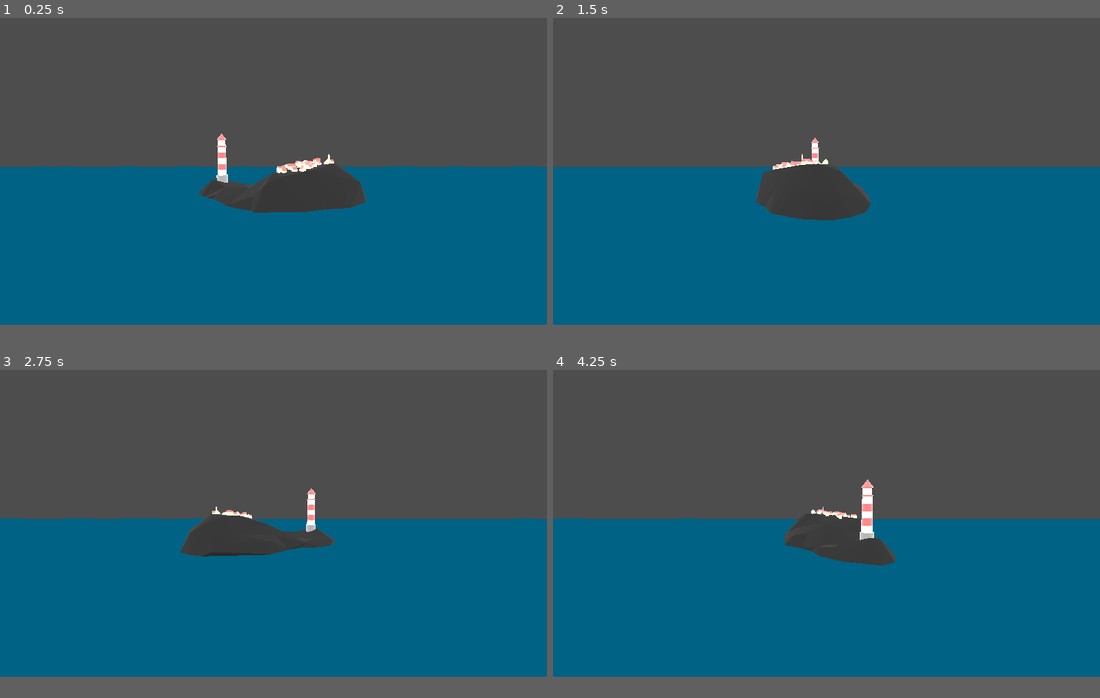
Above: before the commit, frames 1-4 (two rows, left to right).
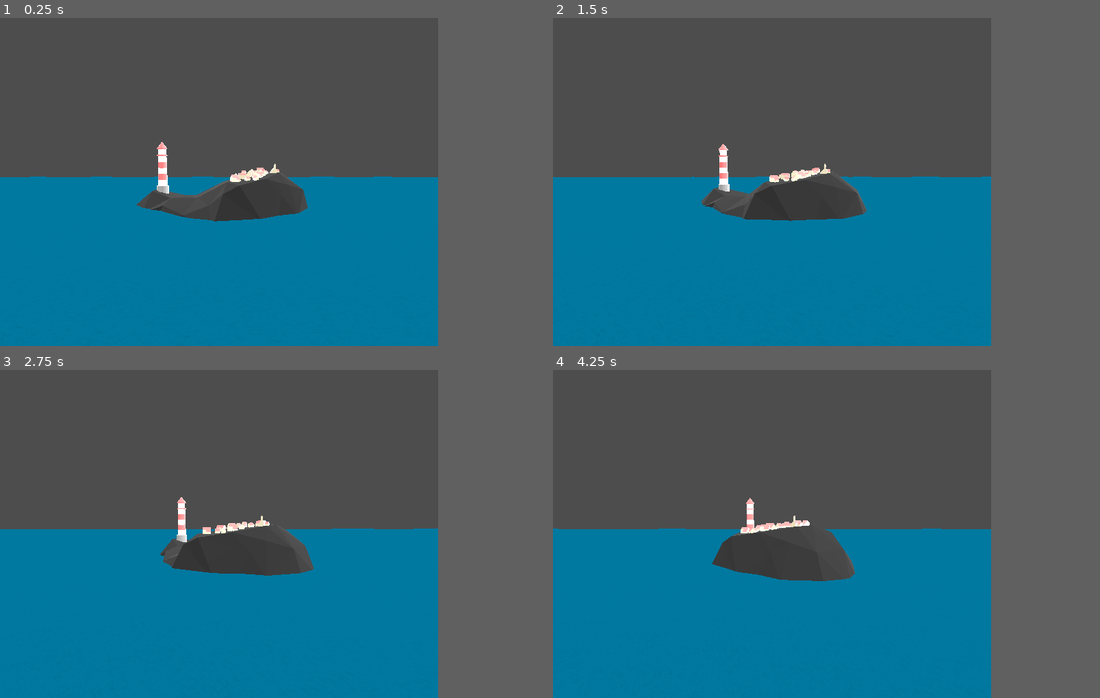
Above: after the commit, the same moments.

Repository: swstevens/Godot-and-Shaders
Game: Godot game, scene res://lighthouse_scene.tscn
Two runs of this game, one before a commit and one after it. Both use one fixed random seed, a clock stepped at 60 frames per second and the inputs below.
Inputs (mouse positions are in pixels of both pictures, inside the frame that each line leads up to):
- Up to frame 1 (0.25 s): no input
- Up to frame 2 (1.5 s): move the mouse to (946, 155) at 0.52 s; hold Right (ui_right) 0.53-1.28 s; click (946, 155) at 0.67 s; move the mouse to (717, 185) at 1.27 s; hold Down (ui_down) from 1.28 s (still down)
- Up to frame 3 (2.75 s): move the mouse to (328, 455) at 2.02 s; release Down (ui_down) at 2.03 s; hold Right (ui_right) from 2.03 s (still down)
- Up to frame 4 (4.25 s): move the mouse to (799, 583) at 2.77 s; release Right (ui_right) at 2.78 s; hold Up (ui_up) 2.78-3.53 s; click (799, 583) at 2.92 s; move the mouse to (990, 570) at 3.52 s; hold Left (ui_left) from 3.53 s (still down)
In our replay, the window is 799x449 before the commit and 640x480 after it. These sizes can differ from the game's own. Grey fills any space a smaller window leaves; there, only what the larger window draws over its background counts as a difference.

The runs differ from the first frame. In frame 1, 46% of the frame differs, in the area x 0-100%, y 0-94%; in frame 2, 45%; in frame 3, 46%; in frame 4, 46%.

Commit message:
resolution tinkering

Diff:
--- a/Camera3D.gd
+++ b/Camera3D.gd
@@ -2,7 +2,7 @@
 
 var d := 0.0
 var radius := 10
-var speed := 1.0
+var speed := 0.25
 # Called when the node enters the scene tree for the first time.
 func _ready():
 	pass # Replace with function body.
@@ -18,6 +18,6 @@
 	) + Vector3(0,2,0)
 	rotation = Vector3(
 		0.0,
-		d,
+		d * speed,
 		0.0
 	) + Vector3(-.08,0,0)
--- a/lighthouse_scene.tscn
+++ b/lighthouse_scene.tscn
@@ -16,7 +16,7 @@
 [sub_resource type="NoiseTexture2D" id="NoiseTexture2D_kbrjl"]
 seamless = true
 as_normal_map = true
-bump_strength = 1.5
+bump_strength = 8.6
 noise = SubResource("FastNoiseLite_erbut")
 
 [sub_resource type="FastNoiseLite" id="FastNoiseLite_ebw0a"]
@@ -26,7 +26,7 @@
 [sub_resource type="NoiseTexture2D" id="NoiseTexture2D_kn3yq"]
 seamless = true
 as_normal_map = true
-bump_strength = 1.5
+bump_strength = 11.3
 noise = SubResource("FastNoiseLite_ebw0a")
 
 [sub_resource type="FastNoiseLite" id="FastNoiseLite_wfll3"]
@@ -53,7 +53,7 @@
 [node name="Sketchfab_Scene" instance=ExtResource("1_kt0b4")]
 
 [node name="Sketchfab_model" parent="." index="0"]
-transform = Transform3D(1, 0, 0, 0, 2.22045e-16, 1, 0, -1, 2.22045e-16, -1.59414, 0, 0)
+transform = Transform3D(1, 0, 0, 0, 2.22045e-16, 1, 0, -1, 2.22045e-16, -1.75579, 0, -0.594386)
 
 [node name="water_2" parent="Sketchfab_model/root/GLTF_SceneRootNode" index="2"]
 visible = false
@@ -63,17 +63,37 @@
 far = 34.11
 script = ExtResource("2_yn4nc")
 
-[node name="Node3D" type="MeshInstance3D" parent="." index="2"]
+[node name="Water" type="MeshInstance3D" parent="." index="2"]
 transform = Transform3D(1, 0, 0, 0, 1, 0, 0, 0, 1, -7.30753e-05, 0, 4.30413)
 mesh = SubResource("QuadMesh_klxx8")
 surface_material_override/0 = SubResource("ShaderMaterial_8h68v")
 
 [node name="LightmapGI" type="DirectionalLight3D" parent="." index="3"]
-transform = Transform3D(1, 0, 0, 0, -4.37114e-08, 1, 0, -1, -4.37114e-08, 0, 5.02619, 0.369908)
-light_energy = 1.459
+transform = Transform3D(1, 0, 0, 0, -0.777146, 0.629321, 0, -0.629321, -0.777146, 0, 5.02619, 0.369908)
+light_energy = 0.75
 light_indirect_energy = 16.0
 light_volumetric_fog_energy = 0.0
 light_angular_distance = 90.0
 light_bake_mode = 1
 directional_shadow_mode = 0
 sky_mode = 1
+
+[node name="LightmapGI2" type="DirectionalLight3D" parent="." index="4"]
+transform = Transform3D(1, 0, 0, 0, 1, 0, 0, 0, 1, 0, 5.02619, 0.369908)
+light_energy = 0.75
+light_indirect_energy = 16.0
+light_volumetric_fog_energy = 0.0
+light_angular_distance = 90.0
+light_bake_mode = 1
+directional_shadow_mode = 0
+sky_mode = 1
+
+[node name="LightmapGI3" type="DirectionalLight3D" parent="." index="5"]
+transform = Transform3D(-1, 0, -8.74228e-08, 0, 1, 0, 8.74228e-08, 0, -1, 0, 5.02619, 0.369908)
+light_energy = 0.75
+light_indirect_energy = 16.0
+light_volumetric_fog_energy = 0.0
+light_angular_distance = 90.0
+light_bake_mode = 1
+directional_shadow_mode = 0
+sky_mode = 1
--- a/project.godot
+++ b/project.godot
@@ -15,6 +15,12 @@
 config/features=PackedStringArray("4.2", "Forward Plus")
 config/icon="res://icon.svg"
 
+[display]
+
+window/size/viewport_width=640
+window/size/viewport_height=480
+window/stretch/mode="viewport"
+
 [filesystem]
 
 import/fbx/enabled=false
